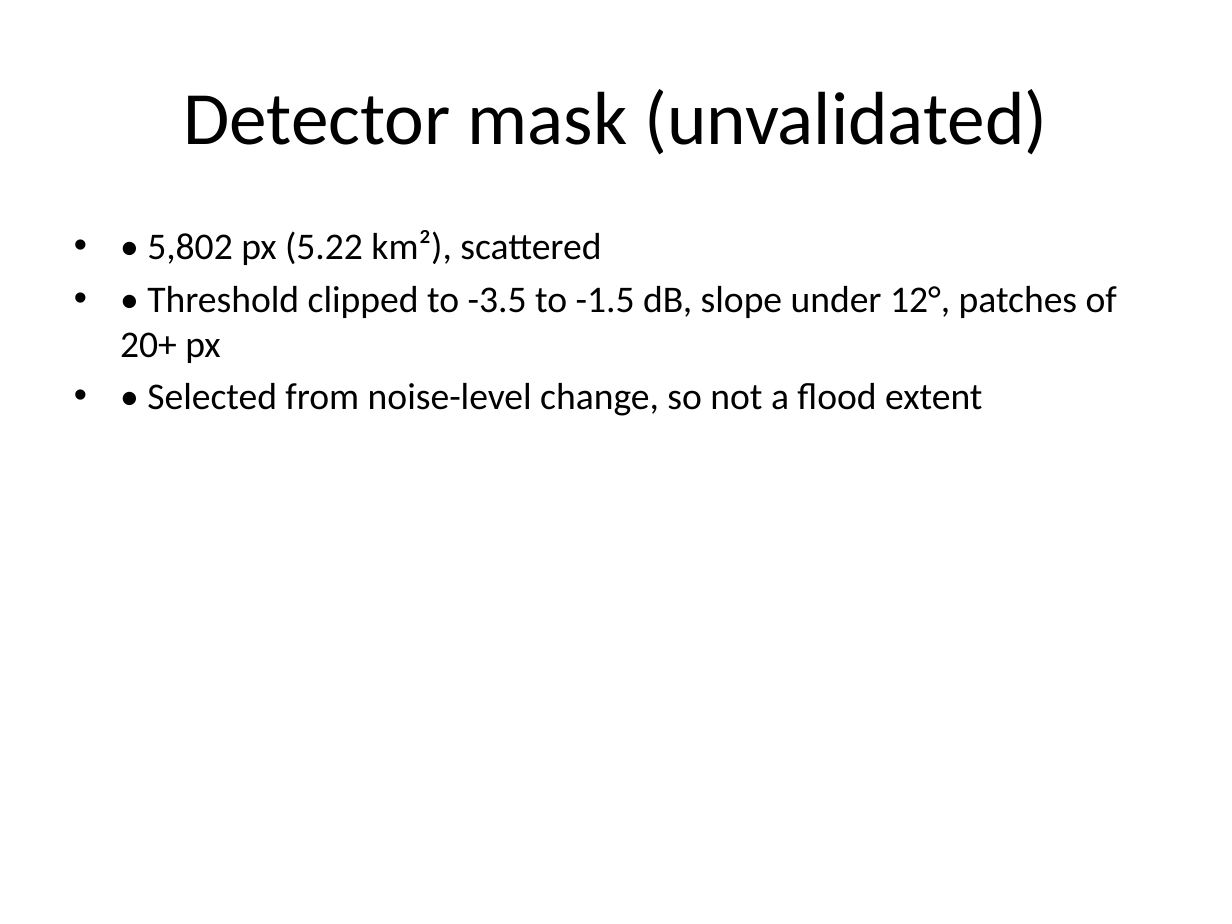
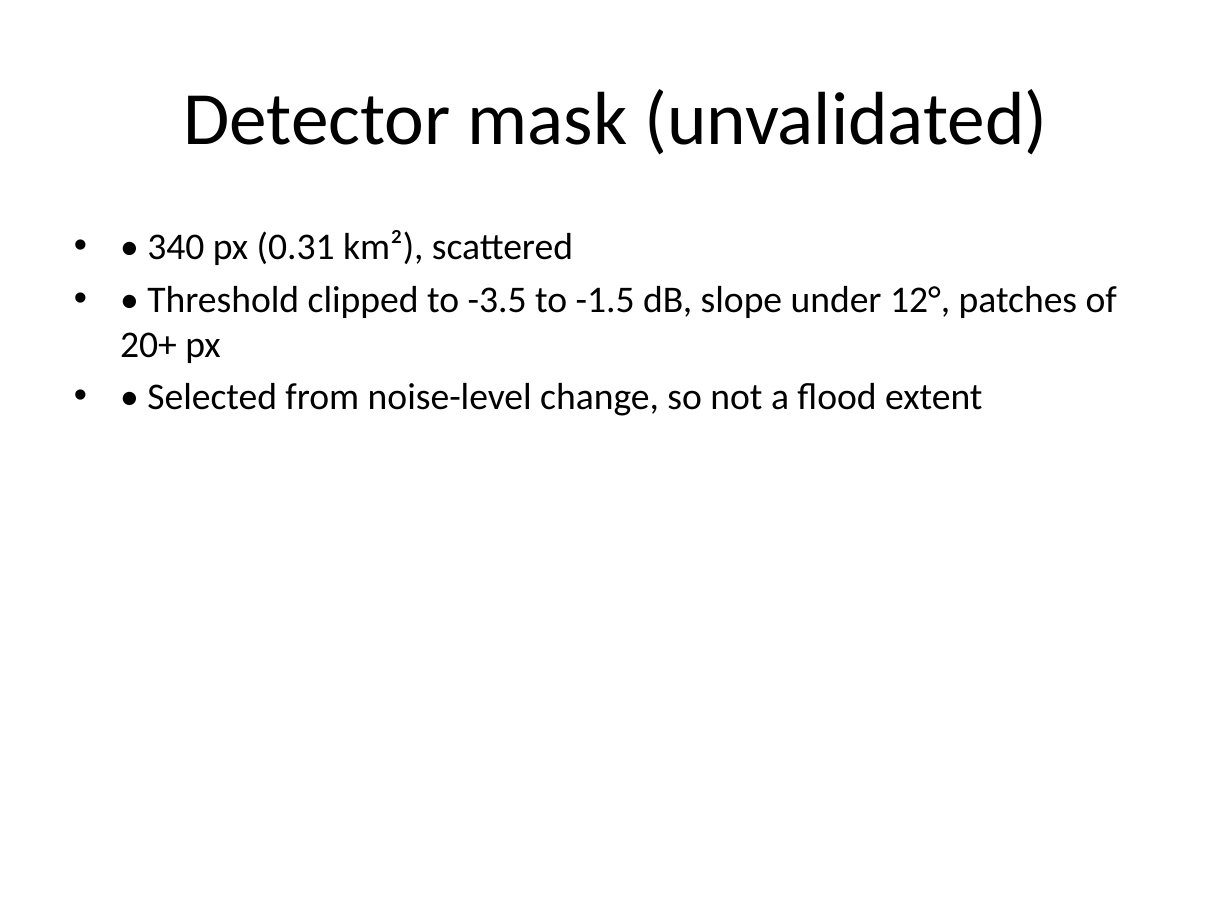
Before and after one commit to MANIKANTH678/trishuli-flood-mapping, a slide deck: slide 6 of outputs/presentation.pptx. Drawn at 1232x924 pixels with LibreOffice and Linux fonts; fonts in the diff are those of the drawing. Boxes give left, top, right and bottom in pixels: in the first picture for what was removed or moved away, otherwise in the second. Text is boxed around its words. In the diff, an @@ line names an element or a change of style, - is before the commit and + after.

Commit message:
Step 4 docs: README and report for the null-calibrated detector

```diff
--- a/outputs/presentation.pptx
+++ b/outputs/presentation.pptx
@@ text at [147,230,573,265]: text changed @@
-• • 5,802 px (5.22 km²), scattered
+• • 340 px (0.31 km²), scattered
```
Also in this commit, not shown: 1 other slide changed, 8 other files.
